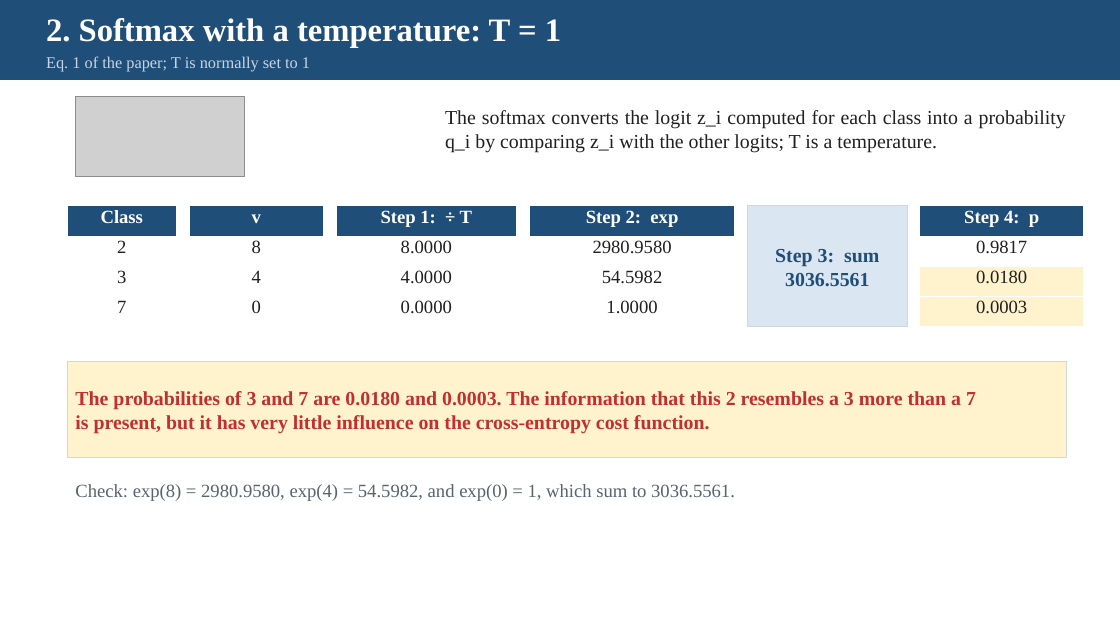
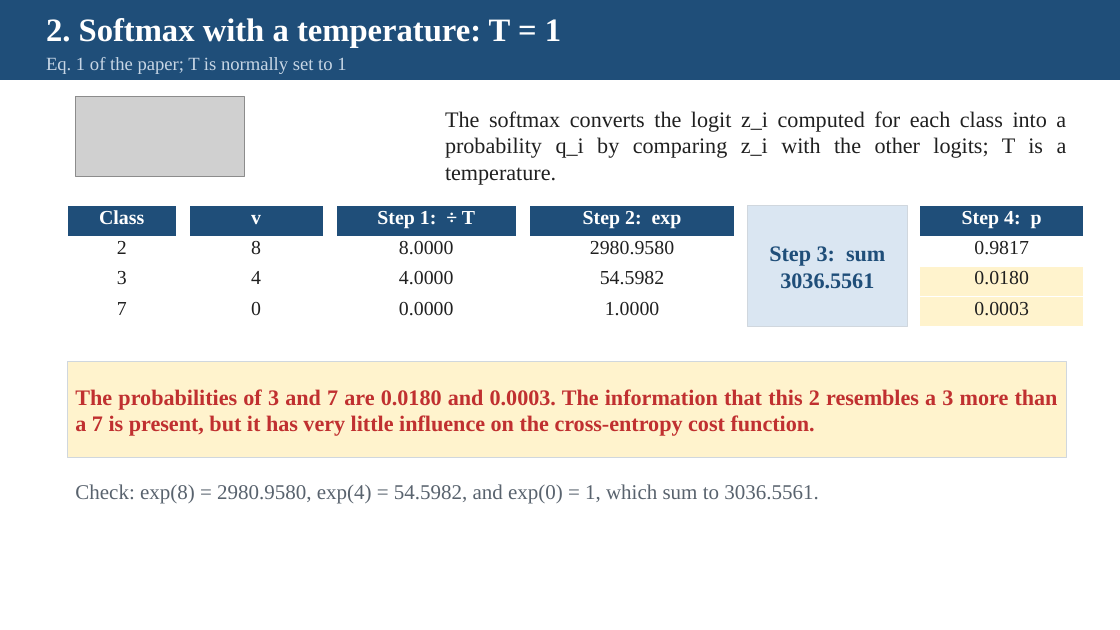
Before and after one commit to pychang-ai/115-1_DLMA, a slide deck: slide 10 of topics/knowledge-distillation/Knowledge_Distillation_slides_EN.pptx. Drawn at 1120x630 pixels with LibreOffice and Linux fonts; fonts in the diff are those of the drawing; grey boxes stand for pictures. Boxes give left, top, right and bottom in pixels: in the first picture for what was removed or moved away, otherwise in the second. Text is boxed around its words. In the diff, an @@ line names an element or a change of style, - is before the commit and + after.

```diff
--- a/topics/knowledge-distillation/Knowledge_Distillation_slides_EN.pptx
+++ b/topics/knowledge-distillation/Knowledge_Distillation_slides_EN.pptx
@@ text "Eq. 1 of the paper; ..." at [46,57,346,74]: size 14 to 16 pt @@
@@ text "The softmax converts the logit ..." at [445,111,1067,185]: size 17 to 19 pt @@
@@ table at [67,206,176,327] @@
@@ size 16 to 17 pt @@
@@ table at [189,206,323,327] @@
@@ size 16 to 17 pt @@
@@ table at [336,206,517,327] @@
@@ size 16 to 17 pt @@
@@ table at [529,206,735,327] @@
@@ size 16 to 17 pt @@
@@ rectangle "Step 3: sum" at [748,206,907,327]: size 17 to 19 pt @@
@@ table at [920,206,1084,327] @@
@@ size 16 to 17 pt @@
@@ text in rectangle at [75,389,1058,436]: text changed; size 17 to 19 pt @@
-The probabilities of 3 and 7 are 0.0180 and 0.0003. The information that this 2 resembles a 3 more than a 7
-is present, but it has very little influence on the cross-entropy cost function.
+The probabilities of 3 and 7 are 0.0180 and 0.0003. The information that this 2 resembles a 3 more than a 7 is present, but it has very little influence on the cross-entropy cost function.
@@ text "Check: exp(8) = 2980.9580, exp(4) ..." at [75,484,818,504]: size 16 to 18 pt @@
```
Also in this commit, not shown: 22 other slides changed, 7 other files.
